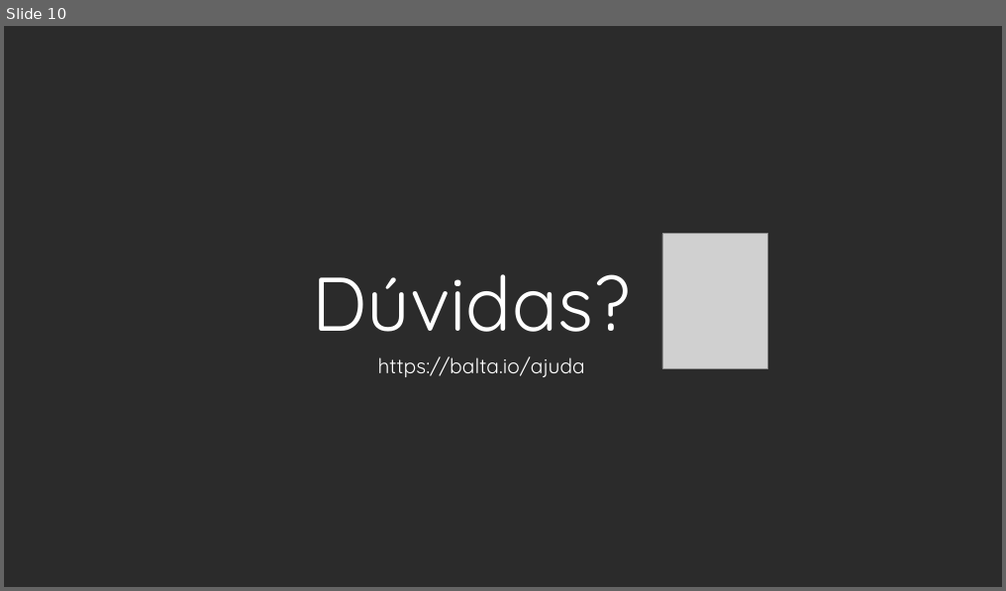
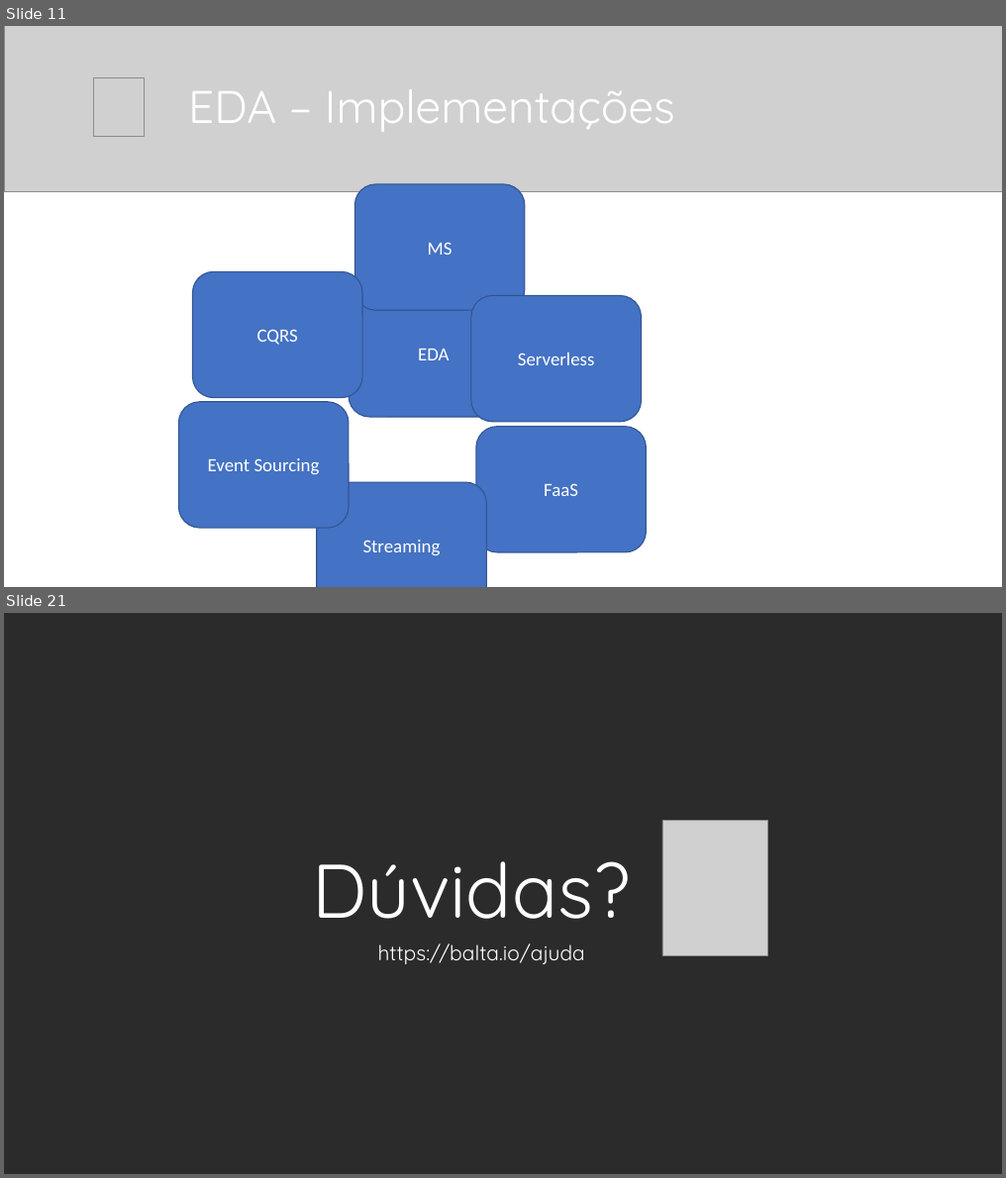
Before and after one commit to balta-io/2810, a slide deck: 2021-08-25_event-driven-architecture.pptx. Shown one above the other, each under a label of ours: slide 10 before the commit, slides 11 and 21 after it; the slides between them are not shown. The pictures are 1006x591 and 1006x1178 pixels, drawn with LibreOffice and Linux fonts; fonts in the diff are those of the drawing; grey boxes stand for pictures; background and template pictures are left out; a plain dark background stands for a picture behind light text. Boxes give left, top, right and bottom in pixels: in the first picture for what was removed or moved away, otherwise in the second. Text is boxed around its words. In the diff, an @@ line names an element or a change of style, - is before the commit and + after.

```diff
--- a/2021-08-25_event-driven-architecture.pptx
+++ b/2021-08-25_event-driven-architecture.pptx
@@ slide 11 added at <box>4,26,1002,587</box>, background #FFFFFF @@
@@ picture added at <box>4,26,1002,191</box> @@
@@ picture added at <box>94,78,144,136</box> @@
@@ title added at <box>188,89,675,132</box>, 44 pt, text #FFFFFF @@
+EDA – Implementações
@@ rounded rectangle added at <box>355,184,525,310</box>, fill #4472C4, outline #325491 1 pt, 18 pt, text #FFFFFF @@
+MS
@@ rounded rectangle added at <box>193,272,362,397</box>, fill #4472C4, outline #325491 1 pt, 18 pt, text #FFFFFF @@
+CQRS
@@ rounded rectangle added at <box>349,291,519,417</box>, fill #4472C4, outline #325491 1 pt, 18 pt, text #FFFFFF @@
+EDA
@@ rounded rectangle added at <box>471,295,642,421</box>, fill #4472C4, outline #325491 1 pt, 18 pt, text #FFFFFF @@
+Serverless
@@ rounded rectangle added at <box>178,402,349,528</box>, fill #4472C4, outline #325491 1 pt, 18 pt, text #FFFFFF @@
+Event Sourcing
@@ rounded rectangle added at <box>476,427,647,553</box>, fill #4472C4, outline #325491 1 pt, 18 pt, text #FFFFFF @@
+FaaS
@@ rounded rectangle added at <box>317,482,487,587</box>, fill #4472C4, outline #325491 1 pt, 18 pt, text #FFFFFF @@
+Streaming
@@ what was slide 10 is now slide 21 @@
```
Also in this commit, not shown: 10 other slides added.
